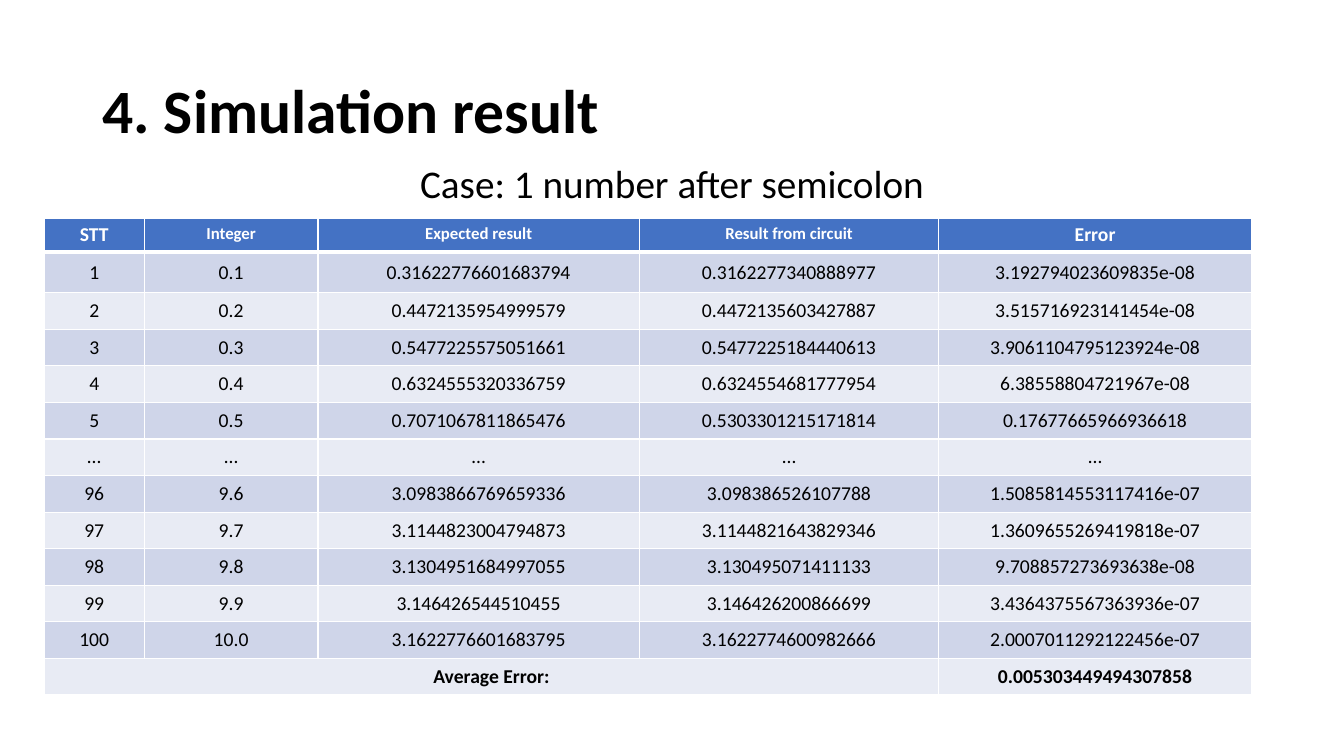
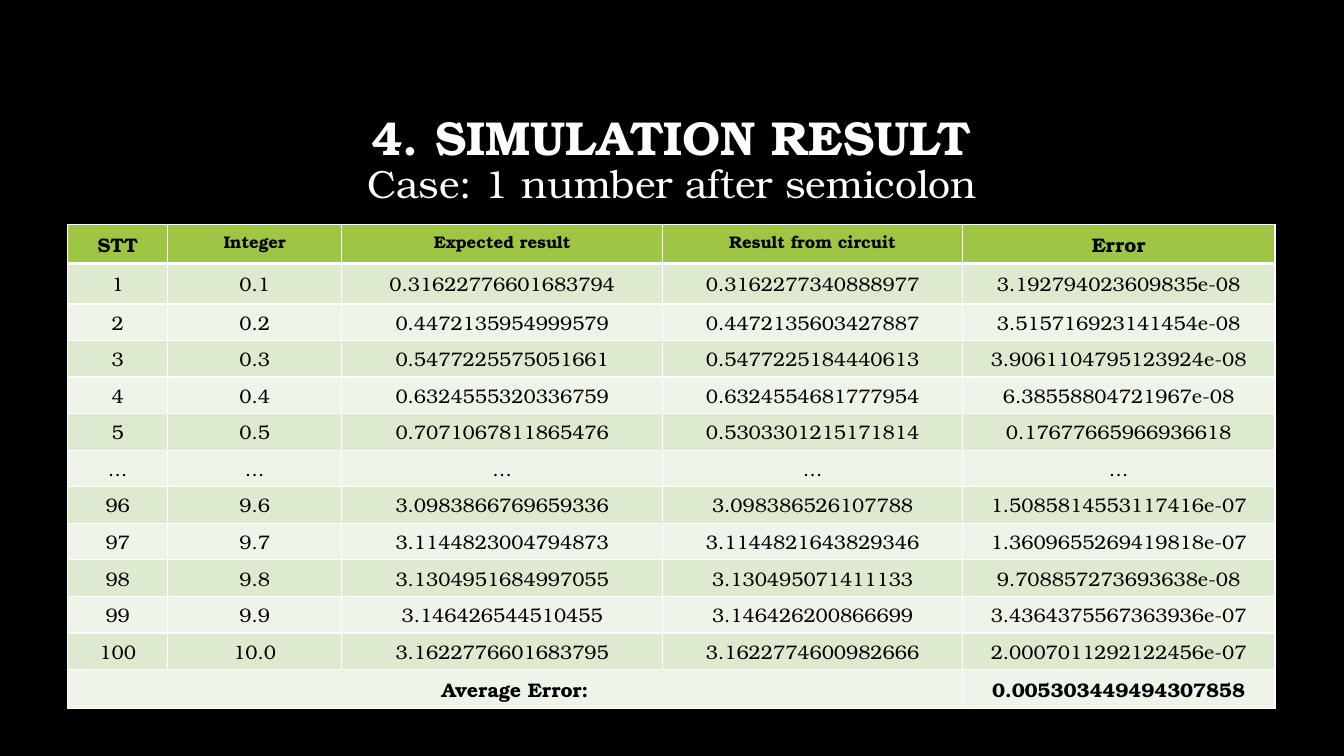
Before and after one commit to hohaicongthuan/Share-To-Other, a slide deck: slide 12 of Group Project/FloatingPointSquareRoot/Floating Point Squareroot.pptx. Drawn at 1344x756 pixels with LibreOffice and Linux fonts; fonts in the diff are those of the drawing; background and template pictures are left out. Boxes give left, top, right and bottom in pixels: in the first picture for what was removed or moved away, otherwise in the second. Text is boxed around its words. In the diff, an @@ line names an element or a change of style, - is before the commit and + after.

```diff
--- a/Group Project/FloatingPointSquareRoot/Floating Point Squareroot.pptx
+++ b/Group Project/FloatingPointSquareRoot/Floating Point Squareroot.pptx
@@ background #FFFFFF to picture (left out) @@
@@ title at <box>372,122,971,156</box>: text changed; size 44 to 34 pt; font Calibri to TeX Gyre Bonum; text colour #000000 to #FFFFFF @@
-4. Simulation result
+4. SIMULATION RESULT
@@ text "Case: 1 number after semicolon" at <box>367,169,977,199</box>: font Calibri to TeX Gyre Bonum, text colour #000000 to #FFFFFF @@
@@ table at <box>68,225,1274,706</box> @@
@@ fill #4472C4 to #9EC544 in row 1 @@
@@ fill #CFD5EA to #DFEACF in 30 cells @@
@@ fill #E9EBF5 to #F0F5E9 in 27 cells @@
@@ font Calibri to TeX Gyre Bonum @@
@@ text colour #FFFFFF to #000000 in "STT", "Integer", "Expected result", "Result from circuit" and 1 more places @@
@@ table: place and size @@
-table at <box>44,219,1251,695</box>
+table at <box>68,225,1274,706</box>
```
Also in this commit, not shown: 21 other slides changed, 1 slide added.
